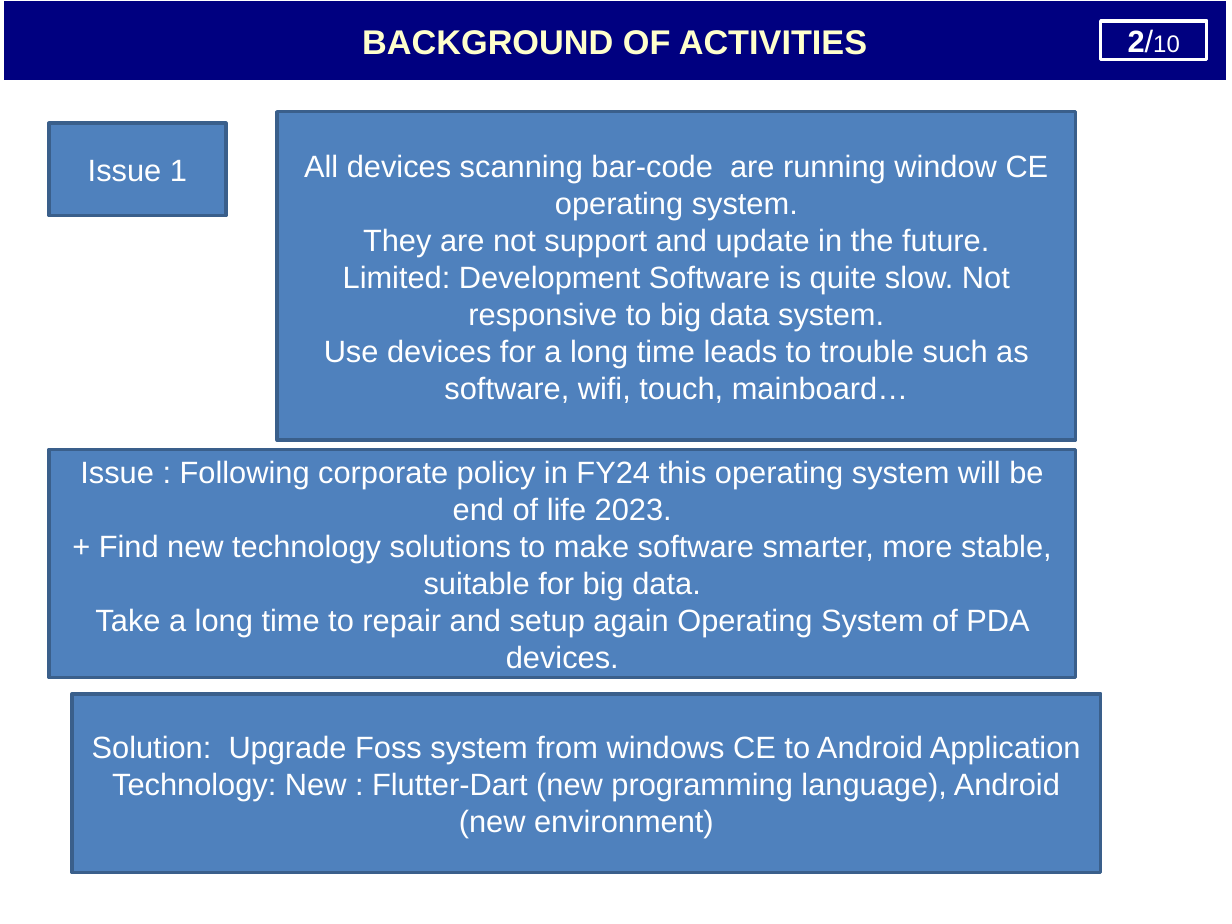
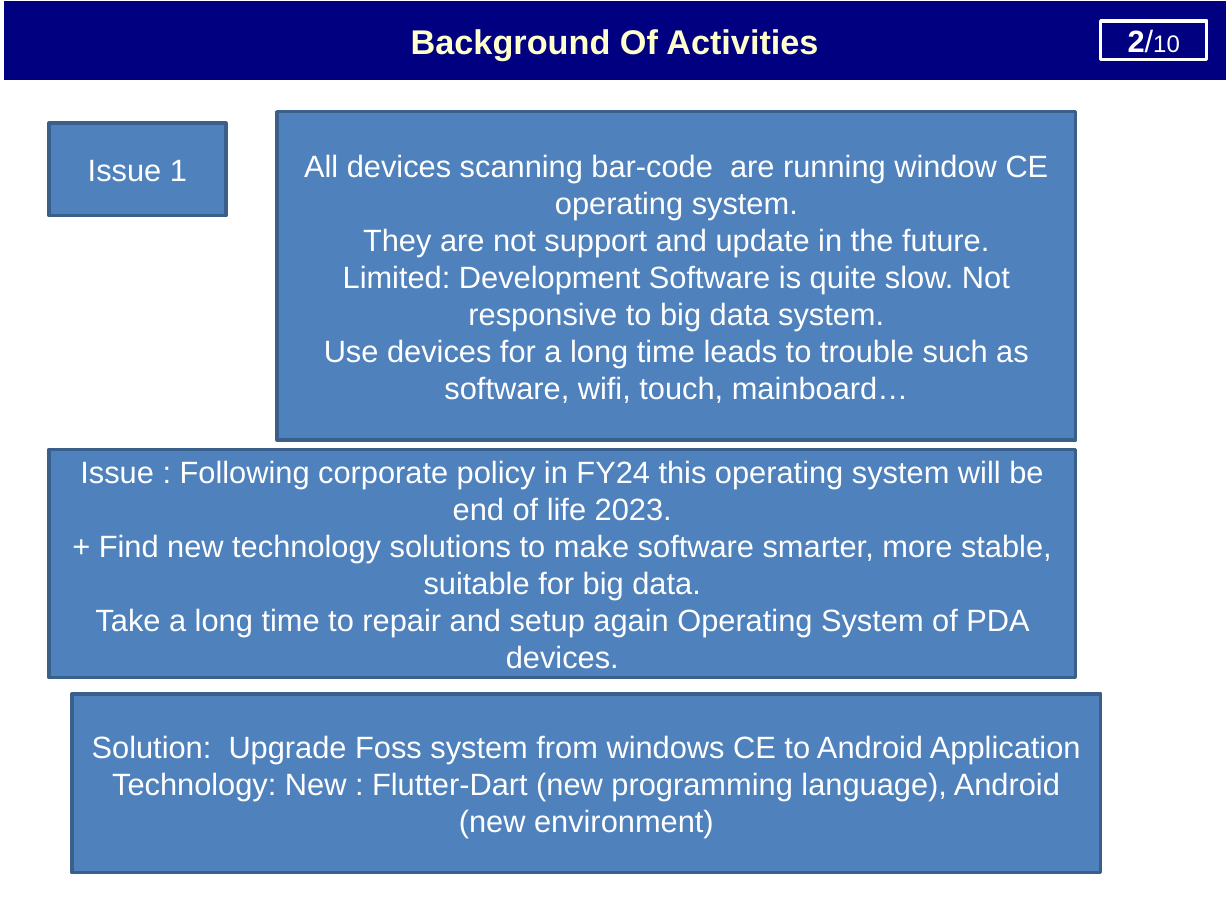
Before and after one commit to thietbicongnghevietnam/ReportPSNV, a slide deck: slide 3 of Report_test.pptx. Drawn at 1232x924 pixels with LibreOffice and Linux fonts; fonts in the diff are those of the drawing. Boxes give left, top, right and bottom in pixels: in the first picture for what was removed or moved away, otherwise in the second. Text is boxed around its words. In the diff, an @@ line names an element or a change of style, - is before the commit and + after.

```diff
--- a/Report_test.pptx
+++ b/Report_test.pptx
@@ text in rectangle at [411, 29, 818, 60]: text changed @@
-BACKGROUND OF ACTIVITIES
+Background Of Activities
```
Also in this commit, not shown: 2 other slides changed.
